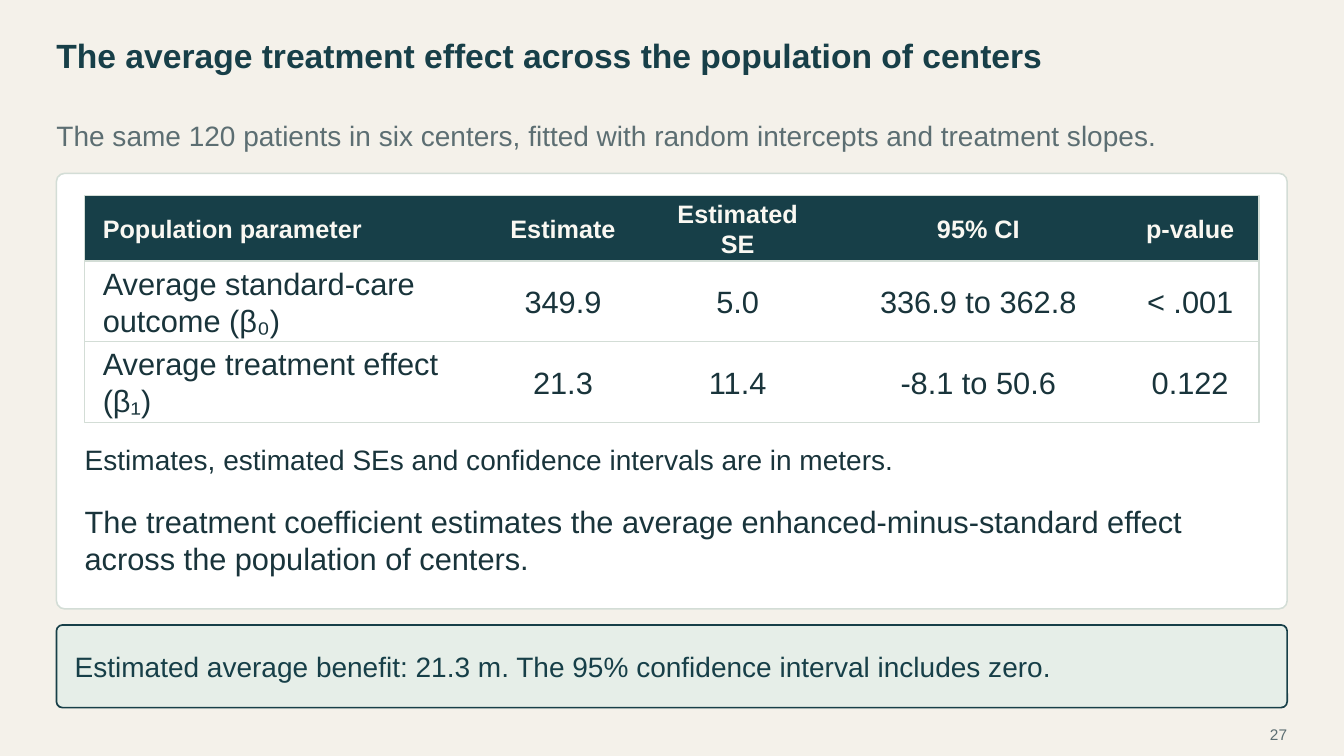
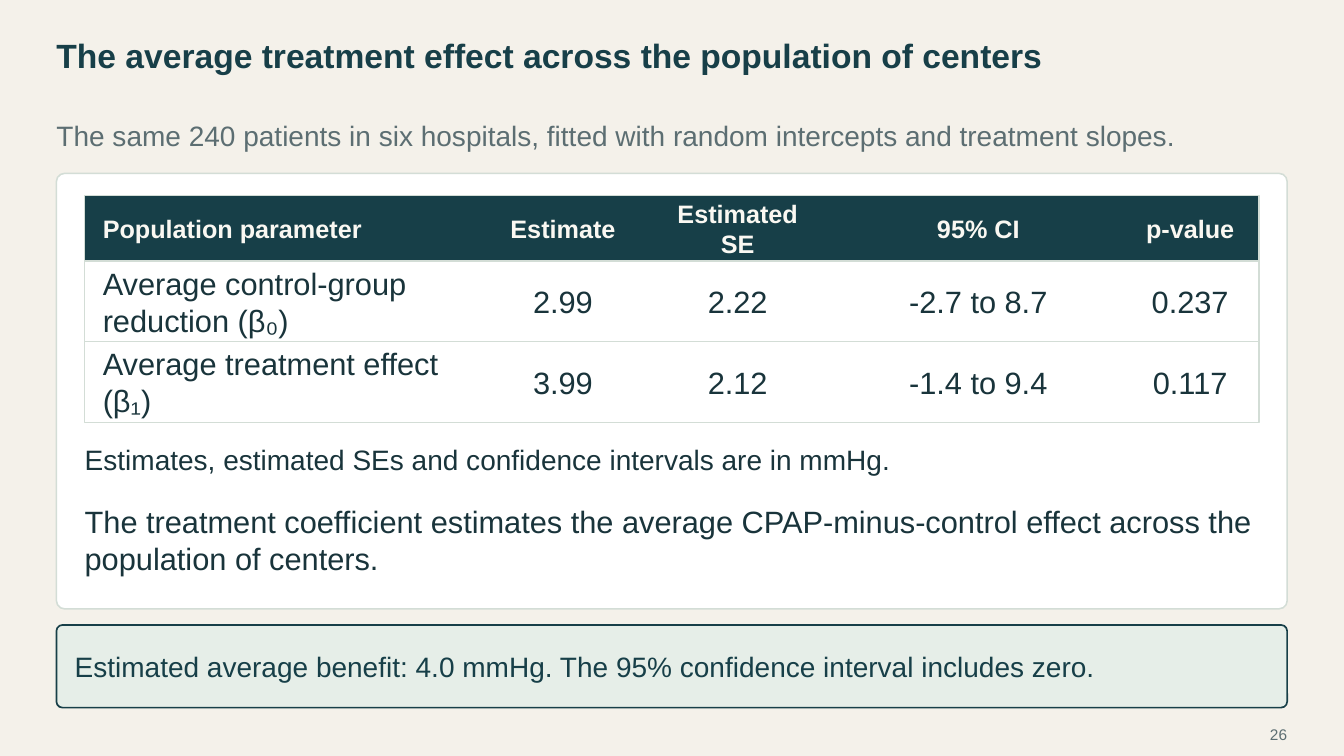
Before and after one commit to Postmus/BeyondMLR, a slide deck: slide 26 of lectures_2627/week2/Beyond_MLR_Week_2.pptx (slide 27 before the commit). Drawn at 1344x756 pixels with LibreOffice and Linux fonts; fonts in the diff are those of the drawing. Boxes give left, top, right and bottom in pixels: in the first picture for what was removed or moved away, otherwise in the second. Text is boxed around its words. In the diff, an @@ line names an element or a change of style, - is before the commit and + after.

```diff
--- a/lectures_2627/week2/Beyond_MLR_Week_2.pptx
+++ b/lectures_2627/week2/Beyond_MLR_Week_2.pptx
@@ text at <box>56,125,1175,151</box>: text changed @@
-The same 120 patients in six centers, fitted with random intercepts and treatment slopes.
+The same 240 patients in six hospitals, fitted with random intercepts and treatment slopes.
@@ text at <box>103,272,406,337</box>: text changed @@
-Average standard-care outcome (β₀)
+Average control-group reduction (β₀)
@@ text at <box>533,291,593,314</box>: text changed @@
-349.9
+2.99
@@ text at <box>708,291,768,313</box>: text changed @@
-5.0
+2.22
@@ text at <box>909,291,1048,314</box>: text changed @@
-336.9 to 362.8
+-2.7 to 8.7
@@ text at <box>1152,291,1229,314</box>: text changed @@
-< .001
+0.237
@@ text at <box>533,372,593,395</box>: text changed @@
-21.3
+3.99
@@ text at <box>708,372,768,394</box>: text changed @@
-11.4
+2.12
@@ text at <box>909,372,1048,395</box>: text changed @@
--8.1 to 50.6
+-1.4 to 9.4
@@ text at <box>1153,372,1228,395</box>: text changed @@
-0.122
+0.117
@@ text at <box>85,449,889,475</box>: text changed @@
-Estimates, estimated SEs and confidence intervals are in meters.
+Estimates, estimated SEs and confidence intervals are in mmHg.
@@ text at <box>85,510,1251,576</box>: text changed @@
-The treatment coefficient estimates the average enhanced-minus-standard effect across the population of centers.
+The treatment coefficient estimates the average CPAP-minus-control effect across the population of centers.
@@ text at <box>75,656,1094,682</box>: text changed @@
-Estimated average benefit: 21.3 m. The 95% confidence interval includes zero.
+Estimated average benefit: 4.0 mmHg. The 95% confidence interval includes zero.
@@ page number at <box>1270,729,1287,740</box>: text changed @@
-27
+26
```
Also in this commit, not shown: 15 other slides changed, 3 slides added, 4 slides removed, 49 other files.
